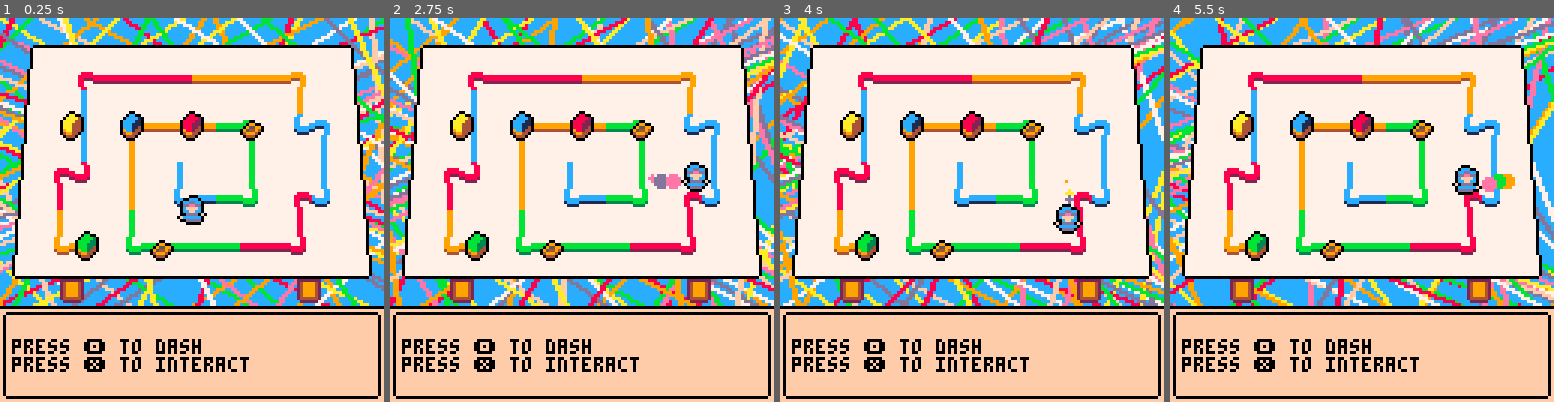
Above: before the commit, frames 1-4 (left to right).
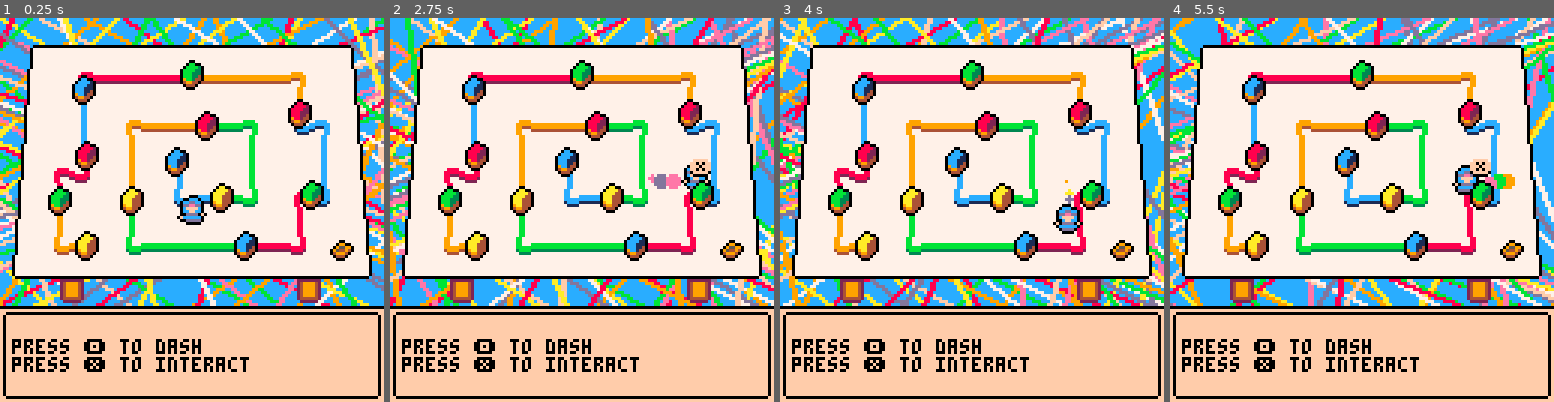
Above: after the commit, the same moments.

Repository: darabos/lynxkite-interview-pico8
Game: PICO-8 cartridge lynxkite.p8
Two runs of this game, one before a commit and one after it. Both use one fixed random seed, a clock stepped at 60 frames per second and the inputs below.
Inputs:
- Up to frame 1 (0.25 s): no input
- Up to frame 2 (2.75 s): tap X (X key) at 0.33, 1.07, 1.85 s; tap O (Z key) at 0.7, 1.7, 2.1, 2.5 s; hold Right 1.6-2.1 s; hold Up 2.15-2.42 s; hold Right from 2.47 s (still down)
- Up to frame 3 (4 s): tap O (Z key) at 2.9, 3.3, 3.7 s; tap X (X key) at 2.97 s; release Right at 3.03 s; hold Left 3.08-3.58 s; hold Down 3.63-3.97 s
- Up to frame 4 (5.5 s): hold Right 4.02-4.68 s; tap X (X key) at 4.08, 5.2 s; tap O (Z key) every 0.4 s from 4.1 to 5.3 s; hold Up 4.73-5.03 s; hold Left from 5.08 s (still down)

The runs differ from the first frame. In frame 1, 5.9% of the frame differs, in the area x 12-93%, y 10-64%; in frame 2, 6.1%; in frame 3, 5.9%; in frame 4, 6.1%.

Commit message:
Slots for the final puzzle.

Diff:
--- a/lynxkite.p8
+++ b/lynxkite.p8
@@ -399,12 +399,19 @@
  p.y=60
  background=draw_metaverse
  objects={p,
-  slot(20,30,10),
-  slot(25,70,11),
-  slot(40,30,12),
-  slot(60,30,14),
-  slot(80,30),
-  slot(50,70),
+  slot(25,70,10),
+  slot(16,55,11),
+  slot(25,40,14),
+  slot(24,18,12),
+  slot(60,13,11),
+  slot(96,26,14),
+  slot(100,53,11),
+  slot(78,70,12),
+  slot(40,55,10),
+  slot(65,30,14),
+  slot(70,54,10),
+  slot(55,42,12),
+  slot(110,70),
  }
 end
 
@@ -429,9 +436,11 @@
 function slot_interact(s)
  dialog="looks like a memory location into which a data cube fits."
  if s.data==nil and p.data!=nil then
+  dialog="you place the data cube into the memory location."
   s.data=p.data
   p.data=nil
  elseif s.data!=nil and p.data==nil then
+  dialog="you take the data cube from the memory location."
   p.data=s.data
   s.data=nil
  end
